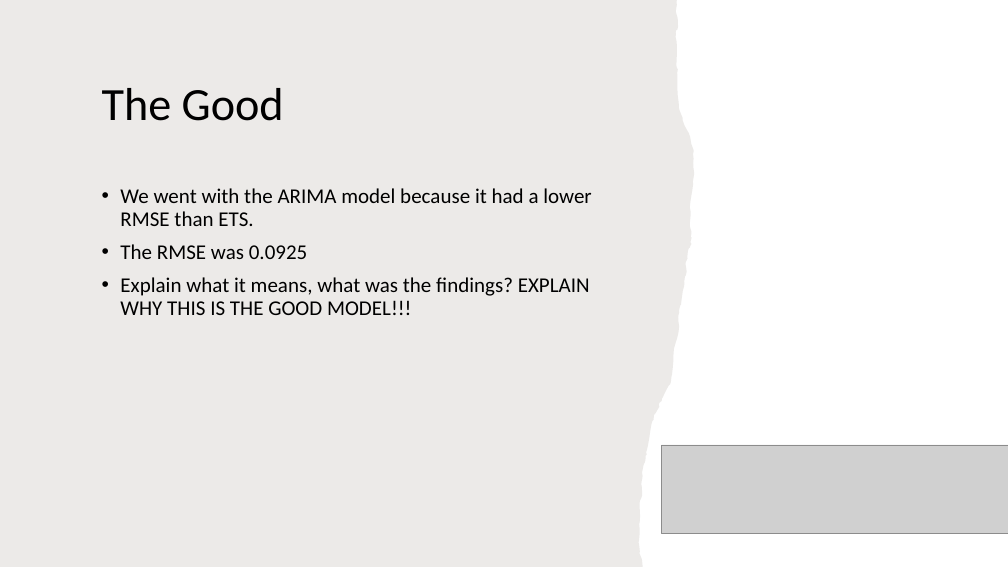
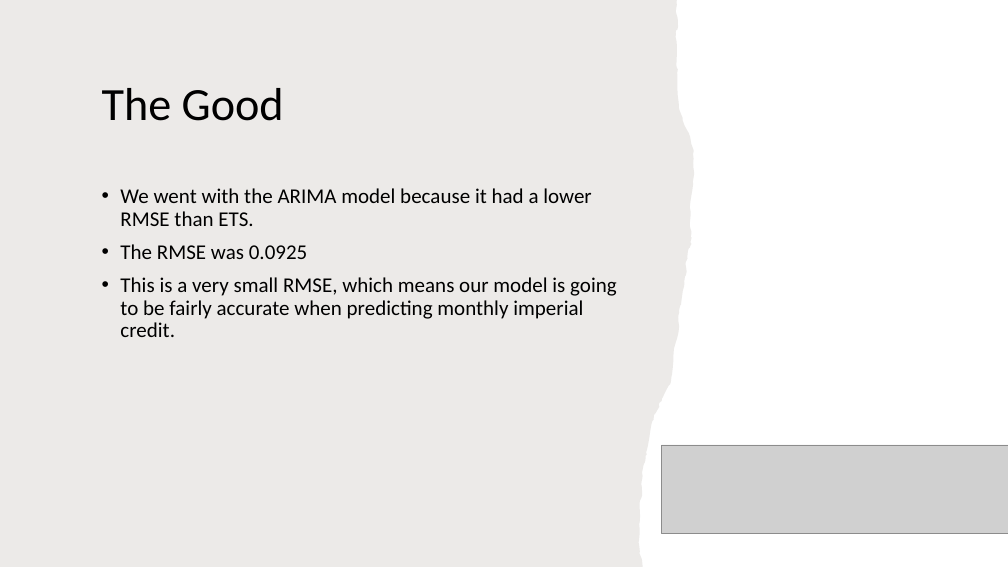
Before and after one commit to jaxrwilson/imperialcreditgroupproject, a slide deck: slide 3 of groupproject3.pptx. Drawn at 1008x567 pixels with LibreOffice and Linux fonts; fonts in the diff are those of the drawing; grey boxes stand for pictures. Boxes give left, top, right and bottom in pixels: in the first picture for what was removed or moved away, otherwise in the second. Text is boxed around its words. In the diff, an @@ line names an element or a change of style, - is before the commit and + after.

```diff
--- a/groupproject3.pptx
+++ b/groupproject3.pptx
@@ text at (120,277,617,337): text changed @@
-• Explain what it means, what was the findings? EXPLAIN WHY THIS IS THE GOOD MODEL!!!
+• This is a very small RMSE, which means our model is going to be fairly accurate when predicting monthly imperial credit.
```
Also in this commit, not shown: 1 other slide changed, 2 slides removed.
